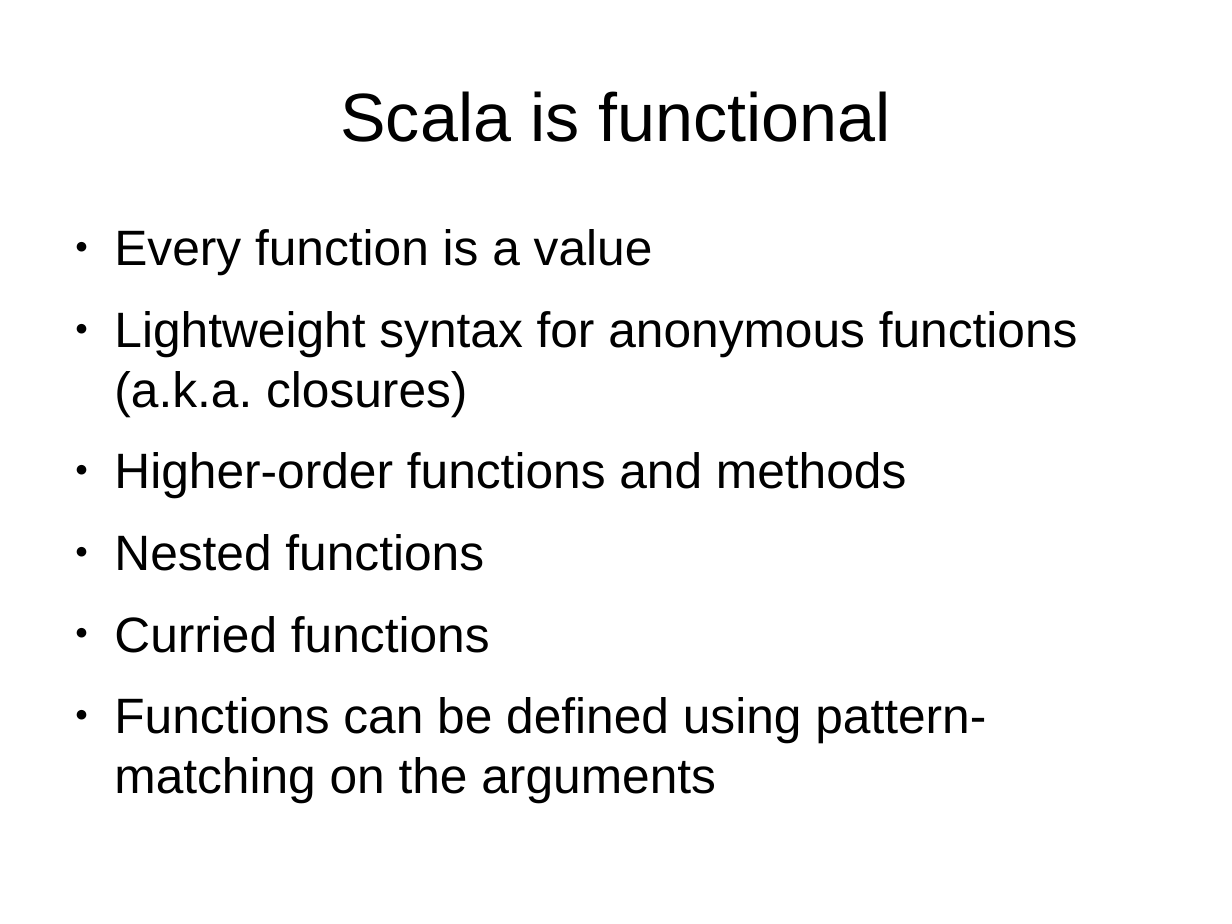
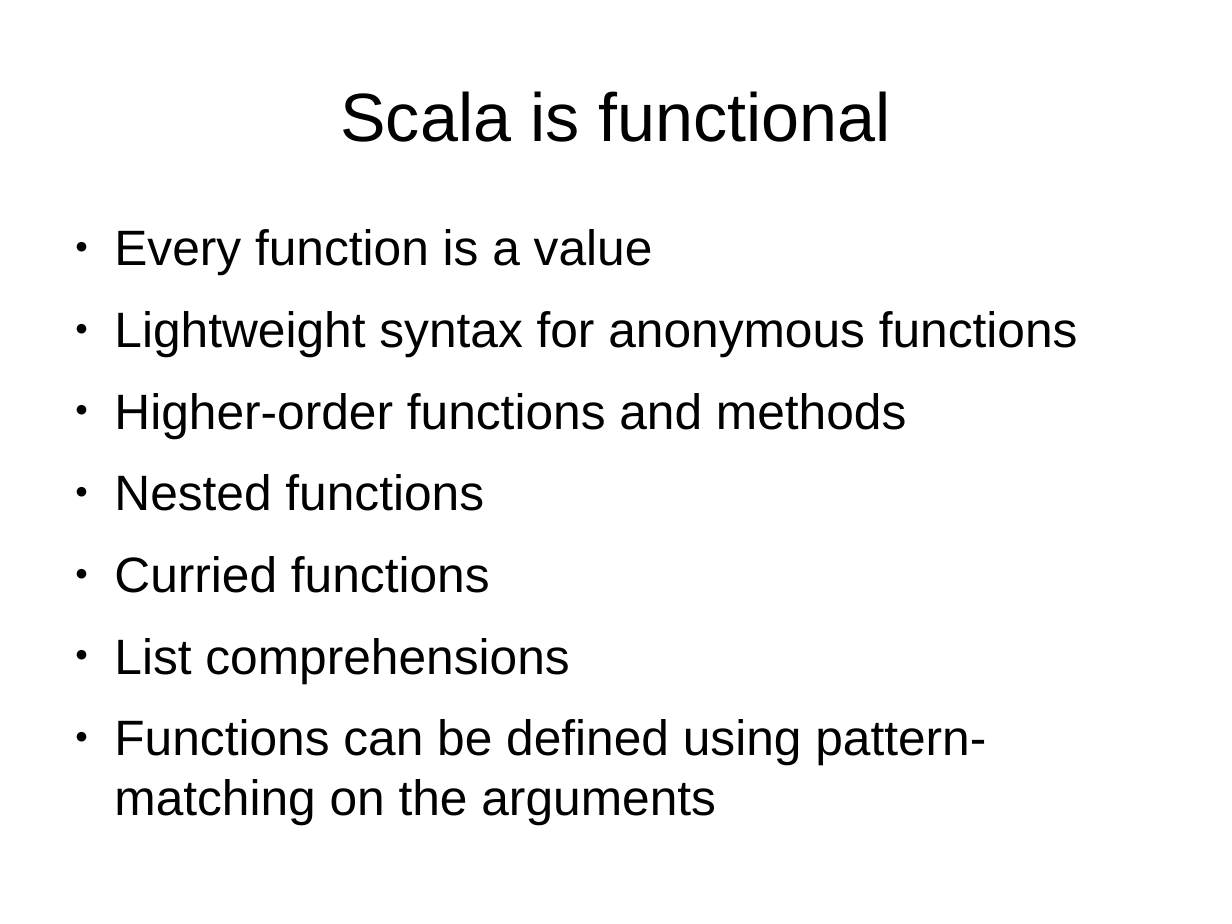
Before and after one commit to kaesler/ScalaTalk, a slide deck: slide 9 of my_slides/ScalaTalk.odp. Drawn at 1232x924 pixels with LibreOffice and Linux fonts; fonts in the diff are those of the drawing; background and template pictures are left out. Boxes give left, top, right and bottom in pixels: in the first picture for what was removed or moved away, otherwise in the second. Text is boxed around its words. In the diff, an @@ line names an element or a change of style, - is before the commit and + after.

```diff
--- a/my_slides/ScalaTalk.odp
+++ b/my_slides/ScalaTalk.odp
@@ text at box(114, 311, 1078, 357): text changed @@
-● Lightweight syntax for anonymous functions (a.k.a. closures)
+● Lightweight syntax for anonymous functions
@@ text at box(114, 638, 569, 683): paragraph added @@
+● List comprehensions
```
Also in this commit, not shown: 1 other slide changed.
